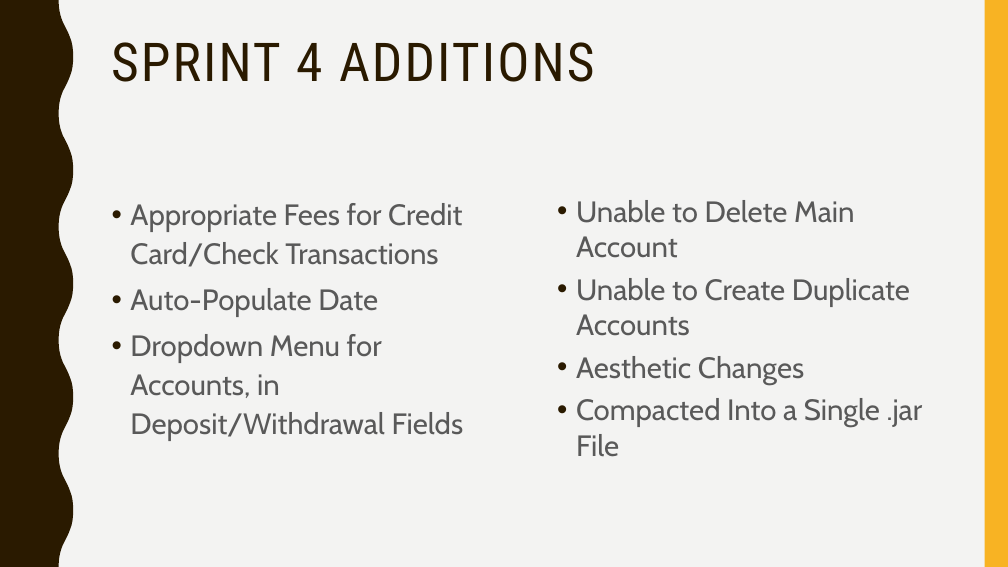
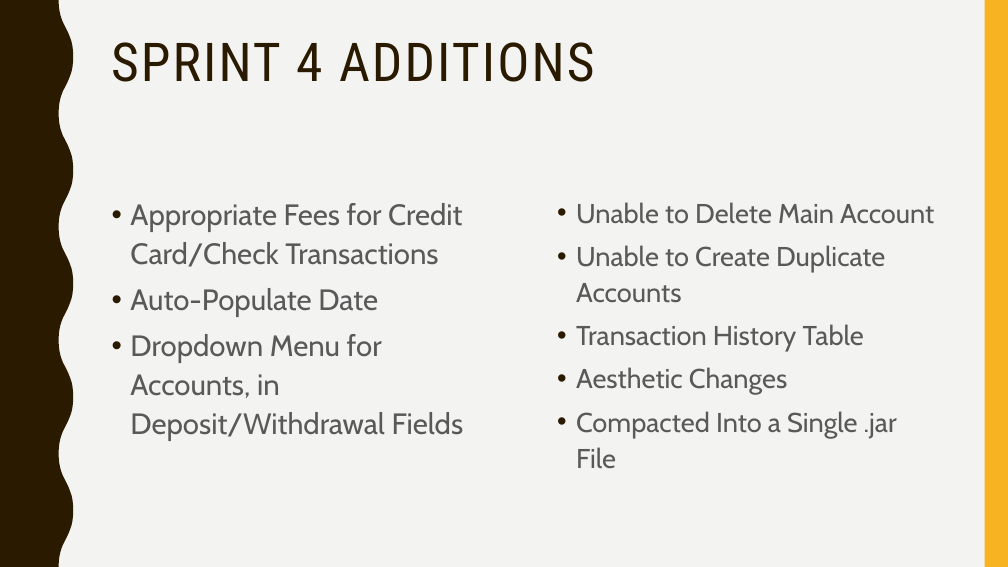
Before and after one commit to courtneyappel/EWP, a slide deck: slide 2 of MVC (1).pptx. Drawn at 1008x567 pixels with LibreOffice and Linux fonts; fonts in the diff are those of the drawing. Boxes give left, top, right and bottom in pixels: in the first picture for what was removed or moved away, otherwise in the second. Text is boxed around its words. In the diff, an @@ line names an element or a change of style, - is before the commit and + after.

Commit message:
PPT changes

```diff
--- a/MVC (1).pptx
+++ b/MVC (1).pptx
@@ text at bbox=[576, 202, 934, 468]: size 28 to 25.9 pt in "Unable to Delete Main Account", "Unable to Create Duplicate Accounts", "Aesthetic Changes", "Compacted Into a Single .jar File"; line spacing 1 to 1.1 @@
@@ text at bbox=[576, 324, 864, 351]: paragraph added @@
+• Transaction History Table
```
